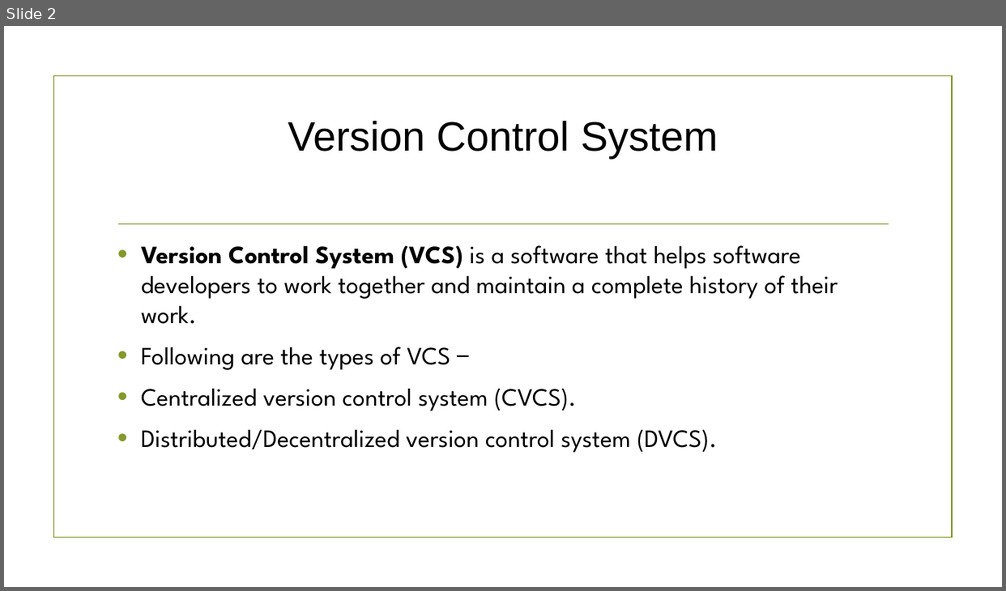
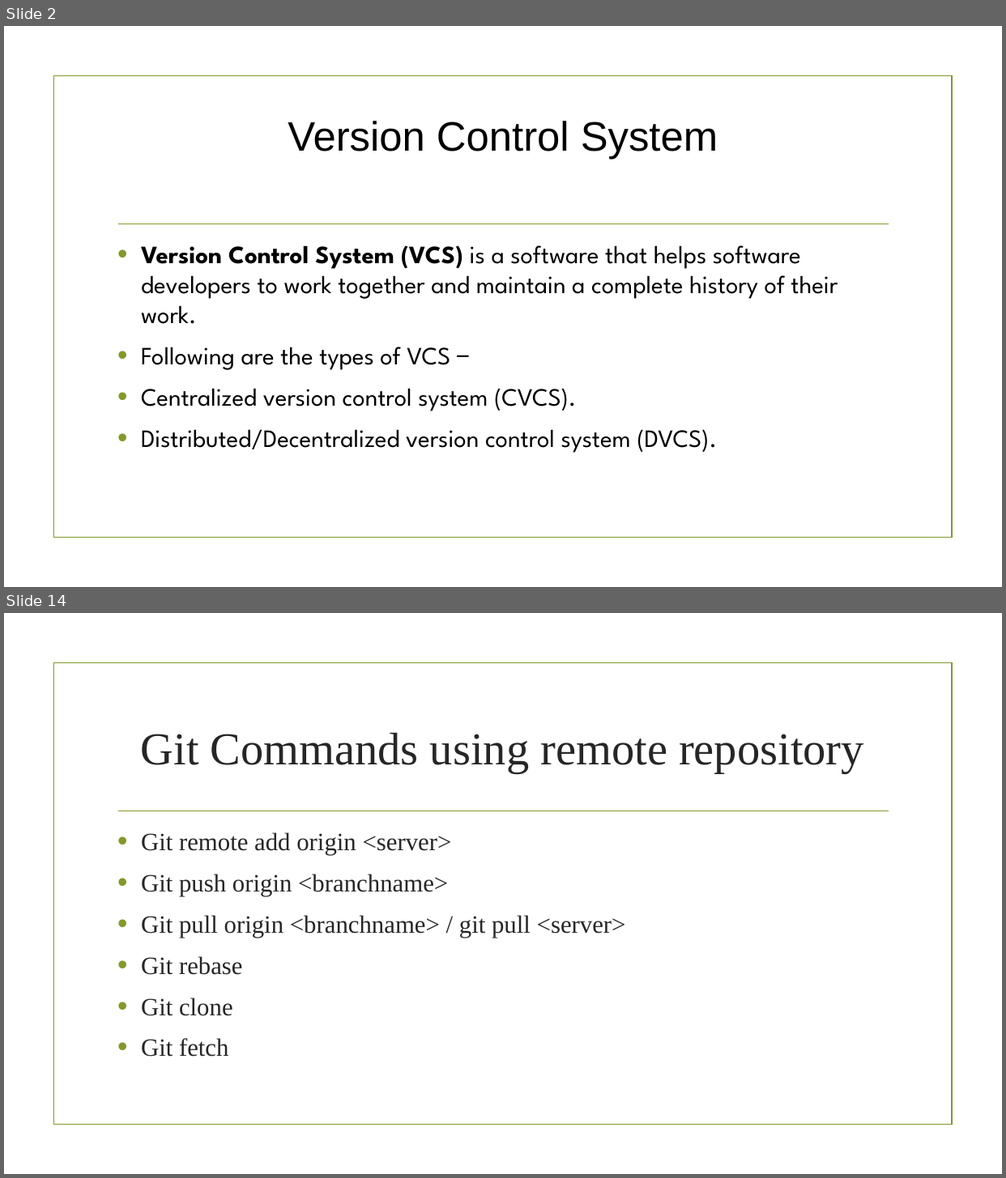
Before and after one commit to Rameshwar-Sarma/sumit, a slide deck: git.pptx. Shown one above the other, each under a label of ours: slide 2 before the commit, slides 2 and 14 after it; the slides between them are not shown. The pictures are 1006x591 and 1006x1178 pixels, drawn with LibreOffice and Linux fonts; fonts in the diff are those of the drawing; background and template pictures are left out. Boxes give left, top, right and bottom in pixels: in the first picture for what was removed or moved away, otherwise in the second. Text is boxed around its words. In the diff, an @@ line names an element or a change of style, - is before the commit and + after.

Commit message:
commands committed

```diff
--- a/git.pptx
+++ b/git.pptx
@@ slide 14 added at (4,613,1002,1174), background picture (left out); not listed: 2 template elements that a slide beside it also shows @@
@@ title added at (141,733,864,773), 44 pt, text #262626 @@
+Git Commands using remote repository
@@ text added at (141,833,626,1057), 24 pt, text #262626 @@
+• Git remote add origin <server>
+• Git push origin <branchname>
+• Git pull origin <branchname> / git pull <server>
+• Git rebase
+• Git clone
+• Git fetch
```
Also in this commit, not shown: 5 slides changed, 7 other slides added.
